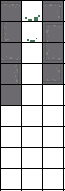
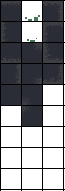
Comparing the layer stacks of the two 65 × 191 images. Changes:
added layer "Layer 1" above "Tiles" over [1, 1, 63, 126]
hid "Tiles" over [1, 1, 63, 105]
